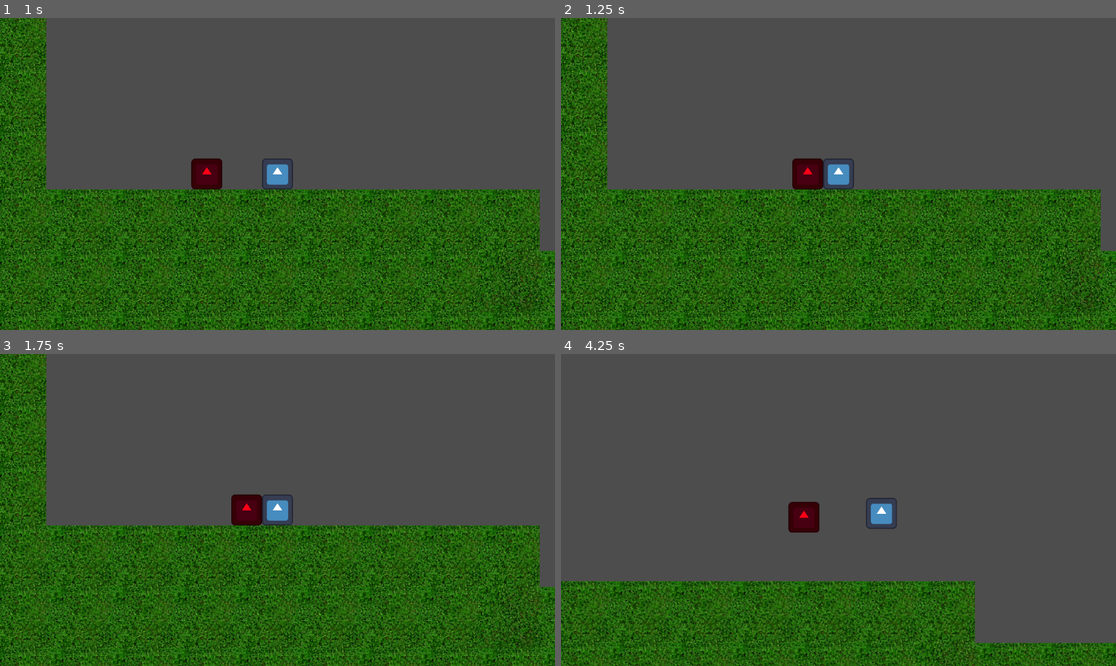
Above: before the commit, frames 1-4 (two rows, left to right).
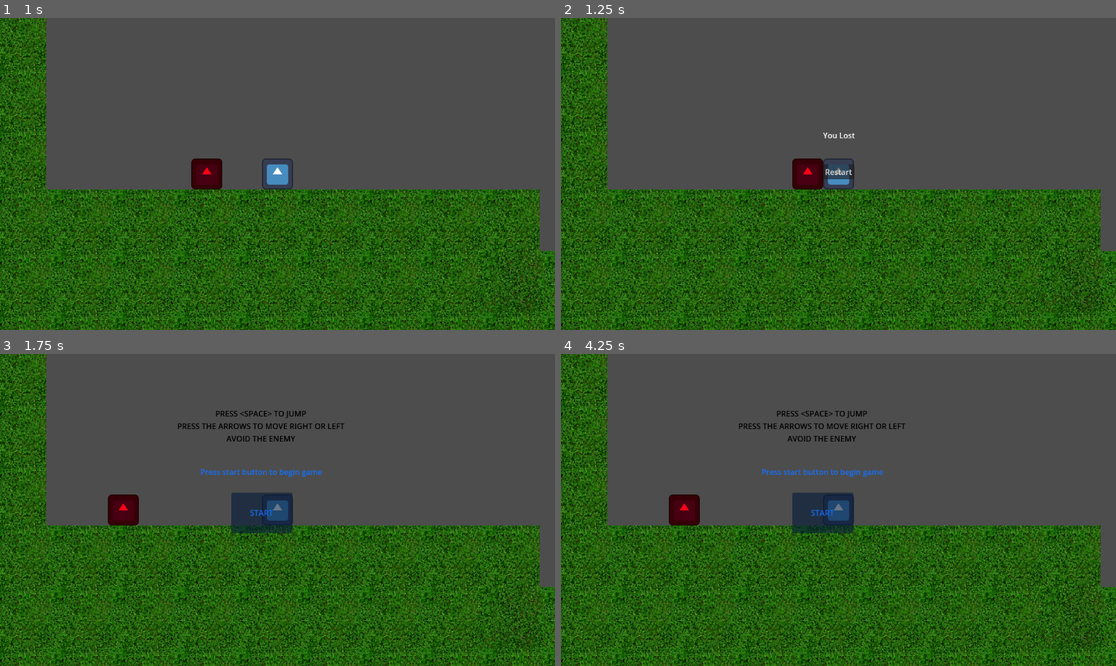
Above: after the commit, the same moments.

Repository: drew-kinsey-09/The_Chase
Game: Godot game, scene res://levels/level_2.tscn
Two runs of this game, one before a commit and one after it. Both use one fixed random seed, a clock stepped at 60 frames per second and the inputs below. This scene is started directly instead of the project's main scene. The engine's default icon, where the game draws it, is replaced by a stand-in: a white triangle on a blue panel in a dark square.
Inputs (mouse positions are in pixels of both pictures, inside the frame that each line leads up to):
- Up to frame 1 (1 s): click "START" at 0.5 s
- Up to frame 2 (1.25 s): no input
- Up to frame 3 (1.75 s): click (277, 506) at 1.25 s, where only the run after the commit has a clickable "Restart"
- Up to frame 4 (4.25 s): click (821, 513) at 2 s, where only the run after the commit has a clickable "START"; click (838, 506) at 2.75 s, where only the run after the commit has a clickable "Restart"; tap Enter (ui_accept) at 3.5, 3.77 s; hold Right (ui_right) from 3.53 s (still down)

Frame 1 is identical in both runs. In frame 2, 0.3% of the frame differs, in the area x 47-53%, y 36-52%; in frame 3, 2.6%; in frame 4, 41%, in the area x 0-100%, y 0-100%.

Commit message:
level 2 completed

Diff:
--- a/the-chase/character_body_2d.gd
+++ b/the-chase/character_body_2d.gd
@@ -1,6 +1,7 @@
 extends CharacterBody2D
 
 signal win
+signal lose
 
 const SPEED = 500.0
 const JUMP_VELOCITY = -500.0
@@ -26,7 +27,6 @@
 
 func _on_area_2d_body_entered(body: CharacterBody2D) -> void:
 	win.emit()
-	print("win")
 
 
 func _on_button_start_game() -> void:
@@ -35,3 +35,11 @@
 
 func _on_enemy_lose() -> void:
 	can_move = false
+
+
+func _on_door_body_entered(body: Node2D) -> void:
+	win.emit()
+
+
+func _on_hitbox_body_entered(body: CharacterBody2D) -> void:
+	lose.emit()
--- a/the-chase/door.gd
+++ b/the-chase/door.gd
@@ -1,11 +1,10 @@
 extends Node2D
-
 
 func _ready():
 	$opened.visible = false
 	$closed.visible = true
 
 
-func _on_key_body_entered(body: Node2D) -> void:
+func _on_key_body_entered(body: PhysicsBody2D) -> void:
 	$opened.visible = true
 	$closed.visible = false
--- a/the-chase/enemy.gd
+++ b/the-chase/enemy.gd
@@ -2,6 +2,7 @@
 
 signal lose
 
+var key_taken = false
 var run_speed = 400
 var can_move = false
 @onready var player = $"../Player"
@@ -24,11 +25,15 @@
 
 
 func _on_player_win() -> void:
-	can_move = false
+	if key_taken:
+		can_move = false
 
 
 
 func _on_hitbox_body_entered(body: PhysicsBody2D) -> void:
 	can_move = false
 	lose.emit()
-	print ("lose")
+
+
+func _on_key_body_entered(body: Node2D) -> void:
+	key_taken = true
--- a/the-chase/levels/level_1.tscn
+++ b/the-chase/levels/level_1.tscn
@@ -358,7 +358,7 @@
 script = ExtResource("12_ntdhj")
 
 [node name="key" parent="." instance=ExtResource("13_0fu15")]
-position = Vector2(1600, -72)
+position = Vector2(1600, -64)
 script = ExtResource("14_4knja")
 
 [connection signal="win" from="Player" to="Enemy" method="_on_player_win"]
@@ -372,4 +372,5 @@
 [connection signal="start_game" from="Button" to="Enemy" method="_on_button_start_game"]
 [connection signal="start_game" from="Button" to="lost" method="_on_button_start_game"]
 [connection signal="body_entered" from="key" to="door_detection/Door" method="_on_key_body_entered"]
+[connection signal="body_entered" from="key" to="win" method="_on_key_body_entered"]
 [connection signal="body_entered" from="key" to="key" method="_on_body_entered"]
--- a/the-chase/levels/level_2.tscn
+++ b/the-chase/levels/level_2.tscn
@@ -1,11 +1,18 @@
-[gd_scene load_steps=10 format=3 uid="uid://da3kbyx122lk7"]
+[gd_scene load_steps=17 format=3 uid="uid://da3kbyx122lk7"]
 
 [ext_resource type="Texture2D" uid="uid://755f0l2xp2fd" path="res://tileable-grass_clover_tt7010116-sample_1.png" id="1_mi4ay"]
 [ext_resource type="PackedScene" uid="uid://cf53qfm1efyio" path="res://key.tscn" id="2_pqqg8"]
 [ext_resource type="PackedScene" uid="uid://btagaxa4lbaug" path="res://player.tscn" id="3_v5uil"]
 [ext_resource type="PackedScene" uid="uid://c2efg3l7it3hb" path="res://enemy.tscn" id="4_5722l"]
 [ext_resource type="Script" uid="uid://bqoccdbk63cf6" path="res://enemy.gd" id="5_5722l"]
+[ext_resource type="PackedScene" uid="uid://b238rg270r11u" path="res://door.tscn" id="5_ep78u"]
+[ext_resource type="Script" uid="uid://c87uqclomdwjv" path="res://door.gd" id="6_dfjjl"]
 [ext_resource type="PackedScene" uid="uid://d2ejs6ur4m8ql" path="res://button.tscn" id="6_ilhis"]
+[ext_resource type="Script" uid="uid://d3qglabsfde1g" path="res://key.gd" id="8_at1ld"]
+[ext_resource type="PackedScene" uid="uid://ddtf6gkk31sfk" path="res://lost.tscn" id="10_vm7no"]
+[ext_resource type="PackedScene" uid="uid://drulghqyrqivo" path="res://win.tscn" id="11_hbb88"]
+[ext_resource type="Script" uid="uid://btda04lyiqq17" path="res://lost.gd" id="11_wcjpl"]
+[ext_resource type="Script" uid="uid://cnwibr6i1yrei" path="res://win.gd" id="13_5orea"]
 
 [sub_resource type="PhysicsMaterial" id="PhysicsMaterial_ilhis"]
 
@@ -13,7 +20,7 @@
 texture = ExtResource("1_mi4ay")
 texture_region_size = Vector2i(128, 128)
 0:0/0 = 0
-0:0/0/physics_layer_0/polygon_0/points = PackedVector2Array(-64, -64, 64, -64, 64, 64, -64, 64)
+0:0/0/physics_layer_0/polygon_0/points = PackedVector2Array(-64, 64, 64, 64, 64, -64, -64, -64)
 1:0/0 = 0
 0:1/0 = 0
 1:1/0 = 0
@@ -39,10 +46,31 @@
 scale = Vector2(1, 1)
 script = ExtResource("5_5722l")
 
+[node name="door" parent="." instance=ExtResource("5_ep78u")]
+position = Vector2(4664, 1920)
+script = ExtResource("6_dfjjl")
+
 [node name="key" parent="." instance=ExtResource("2_pqqg8")]
 position = Vector2(3976, 824)
+script = ExtResource("8_at1ld")
 
 [node name="Button" parent="." instance=ExtResource("6_ilhis")]
 
+[node name="lost" parent="." instance=ExtResource("10_vm7no")]
+script = ExtResource("11_wcjpl")
+
+[node name="win" parent="." instance=ExtResource("11_hbb88")]
+script = ExtResource("13_5orea")
+
+[connection signal="lose" from="Player" to="lost" method="_on_player_lose"]
+[connection signal="win" from="Player" to="enemy" method="_on_player_win"]
+[connection signal="win" from="Player" to="win" method="_on_player_win"]
+[connection signal="lose" from="enemy" to="Player" method="_on_enemy_lose"]
+[connection signal="lose" from="enemy" to="lost" method="_on_enemy_lose"]
+[connection signal="body_entered" from="door" to="Player" method="_on_door_body_entered"]
+[connection signal="body_entered" from="key" to="enemy" method="_on_key_body_entered"]
+[connection signal="body_entered" from="key" to="door" method="_on_key_body_entered"]
+[connection signal="body_entered" from="key" to="key" method="_on_body_entered"]
+[connection signal="body_entered" from="key" to="win" method="_on_key_body_entered"]
 [connection signal="start_game" from="Button" to="Player" method="_on_button_start_game"]
 [connection signal="start_game" from="Button" to="enemy" method="_on_button_start_game"]
--- a/the-chase/lost.gd
+++ b/the-chase/lost.gd
@@ -13,8 +13,10 @@
 	pass
 
 func _on_player_lose() -> void:
-	$lost_text.visible = true
-	$restart_loss.visible = true
+	loss += 1
+	if loss > 1:
+		$lost_text.visible = true
+		$restart_loss.visible = true
 
 
 func _on_enemy_lose() -> void:
--- a/the-chase/win.gd
+++ b/the-chase/win.gd
@@ -1,4 +1,6 @@
 extends CanvasLayer
+
+var key_taken = false
 
 # Called when the node enters the scene tree for the first time.
 func _ready() -> void:
@@ -12,6 +14,11 @@
 
 
 func _on_player_win() -> void:
-	$win_label.visible = true
-	$restart_win.visible = true
-	$new_level.visible = true
+	if key_taken:
+		$win_label.visible = true
+		$restart_win.visible = true
+		$new_level.visible = true
+
+
+func _on_key_body_entered(body: Node2D) -> void:
+	key_taken = true
